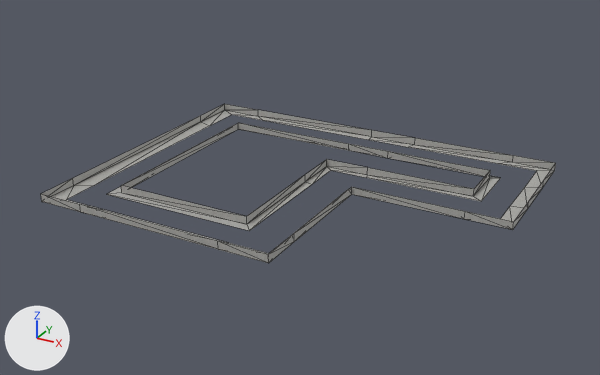
The glTF model assets/models/envivorment/walls/racetrack_walls.gltf, before and after one commit.
Before and after are seen from a 50 mm camera at (840.0, -1157.0, 513.0) aimed at (270.0, -120.0, -6.0). Lighting does not change. The marker at lower left points along +X, +Y and +Z. Mesh edges are drawn as thin lines. Vertices at the same position are counted once.
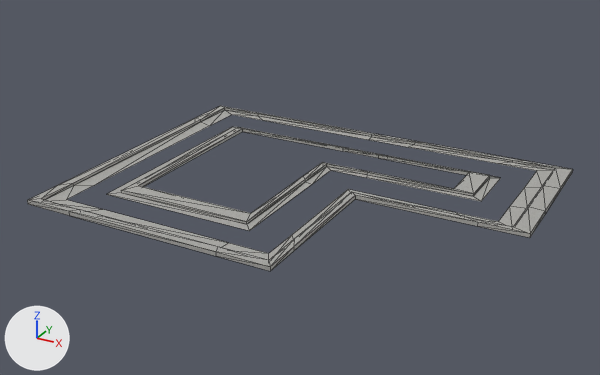
Commit message: Modified walls. 	modified:   assets/models/envivorment/walls/racetrack_walls.bin 	modified:   assets/models/envivorment/walls/racetrack_walls.gltf

Boxes (x1, y1, x2, y2) around the edits, measured in the pictures (600 x 375 px):
'Cube.001', reshaped (6% wider)
    before: (41, 104, 556, 263)
    after: (27, 106, 573, 271)

What changed in the scene script:
```text
Change me_cube_001:
    used by ob_cube_001; location = (0.0, 0.0, 0.0)
    remove me_cube_001.from_pydata(...)  # 84 vertices, 112 faces; spans x -42.0..600.0, y -352.0..141.0, z -5.0..7.0
    add me_cube_001.from_pydata(...)  # 140 vertices, 224 faces; spans x -57.0..626.0, y -365.0..148.0, z -8.0..-1.0
    me_cube_001 part 1
    28 vertices in x -42.0..600.0, y -352.0..141.0, z 7.0 move by (0.0, 0.0, -8.0)
    28 vertices are added at x -57.0..626.0, y -365.0..148.0, z -8.0..-7.0
    18 new vertices lie (0.0, 0.0, 7.0) away from vertices in x -57.0..626.0, y -365.0..148.0, z -8.0
    10 new vertices lie (0.0, 0.0, 6.0) away from vertices in x 53.0..484.0, y -243.0..55.0, z -7.0
    112 new faces join them
```
